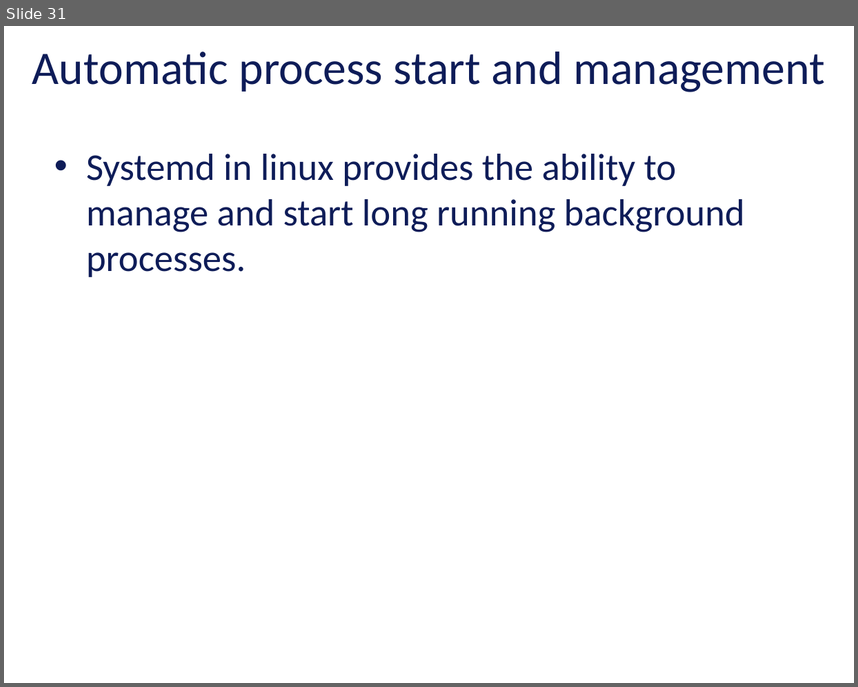
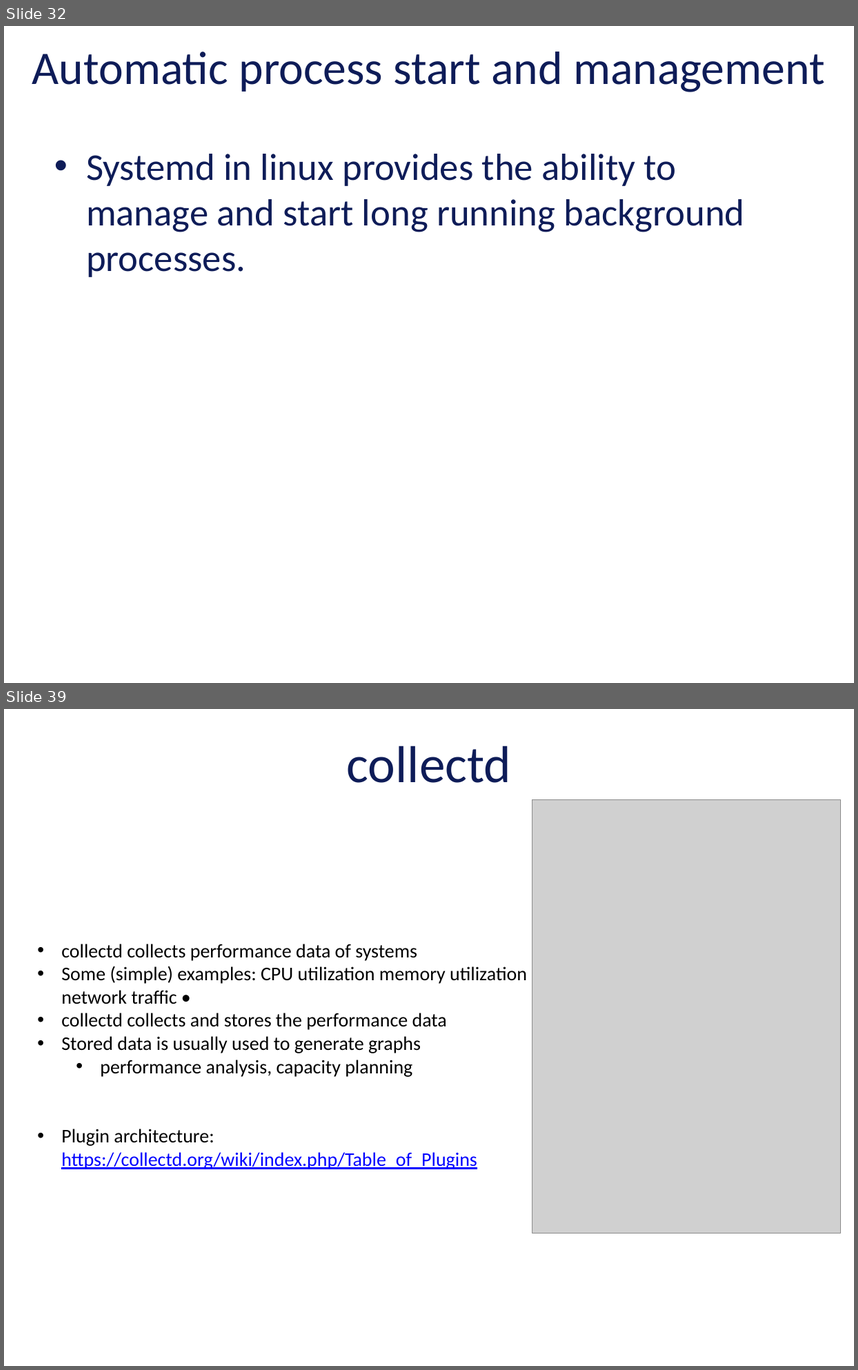
Before and after one commit to vu-resilient-distributed-systems/lectures-fall-2019, a slide deck: Module-4-Finding-Failures/04_1-monitoring.pptx. Shown one above the other, each under a label of ours: slide 31 before the commit, slides 32 and 39 after it; the slides between them are not shown. The pictures are 858x687 and 858x1370 pixels, drawn with LibreOffice and Linux fonts; fonts in the diff are those of the drawing; grey boxes stand for pictures; background and template pictures are left out. Boxes give left, top, right and bottom in pixels: in the first picture for what was removed or moved away, otherwise in the second. Text is boxed around its words. In the diff, an @@ line names an element or a change of style, - is before the commit and + after.

```diff
--- a/Module-4-Finding-Failures/04_1-monitoring.pptx
+++ b/Module-4-Finding-Failures/04_1-monitoring.pptx
@@ slide 39 added at [4,709,854,1366], background picture (left out) @@
@@ title added at [347,746,511,783], 48.4 pt, text #0E1C58 @@
+collectd
@@ picture added at [532,799,840,1233] @@
@@ text added at [61,944,527,1169], 18 pt, text #000000 @@
+• collectd collects performance data of systems
+• Some (simple) examples: CPU utilization memory utilization network traffic •
+• collectd collects and stores the performance data
+• Stored data is usually used to generate graphs
+  • performance analysis, capacity planning
+• Plugin architecture: https://collectd.org/wiki/index.php/Table_of_Plugins
@@ what was slide 31 is now slide 32 @@
```
Also in this commit, not shown: 1 slide changed, 34 other slides added, 1 slide removed.
